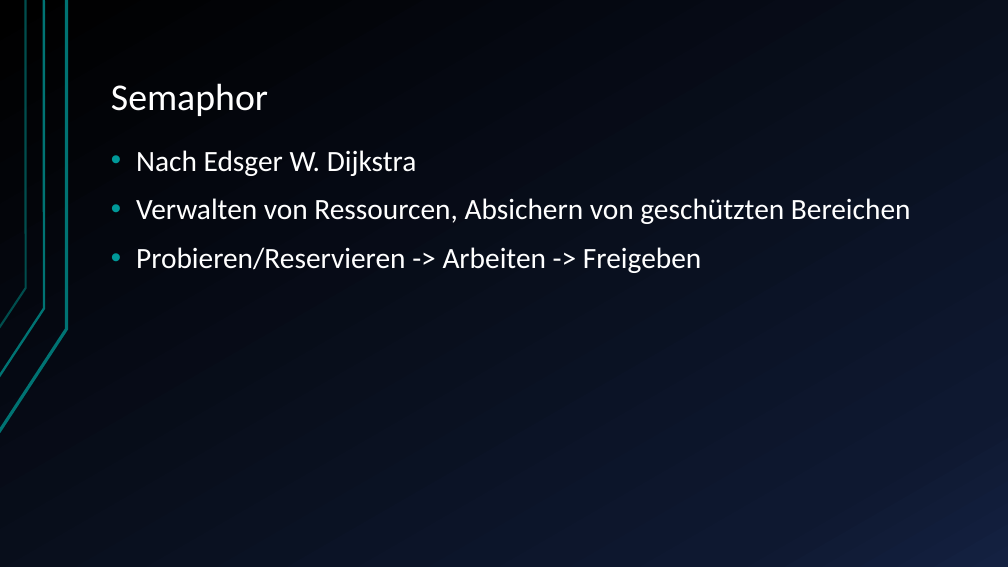
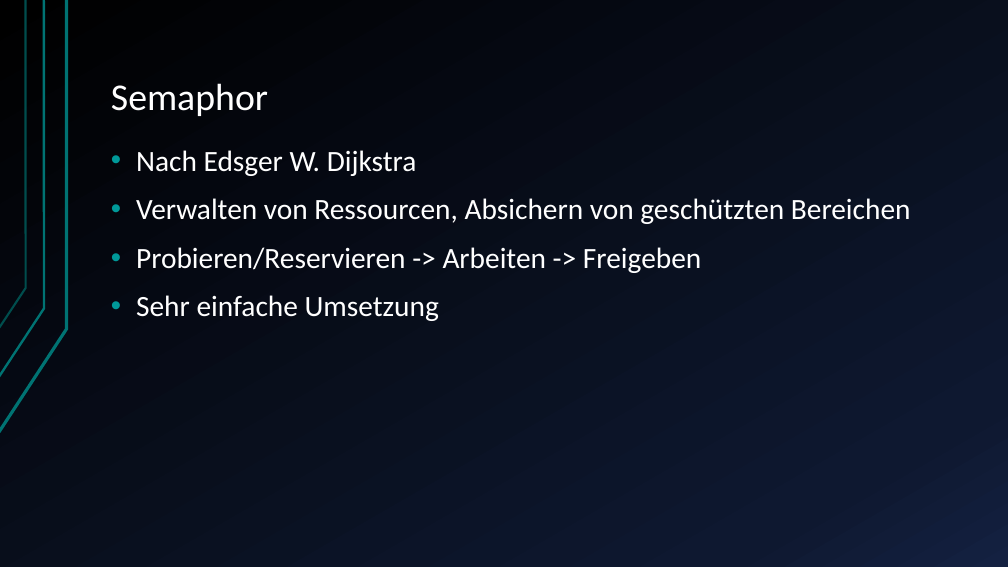
Before and after one commit to JuSteif/Parallelisierung, a slide deck: slide 11 of Ausblick Parallelisierung von Prozessen.pptx. Drawn at 1008x567 pixels with LibreOffice and Linux fonts; fonts in the diff are those of the drawing. Boxes give left, top, right and bottom in pixels: in the first picture for what was removed or moved away, otherwise in the second. Text is boxed around its words. In the diff, an @@ line names an element or a change of style, - is before the commit and + after.

```diff
--- a/Ausblick Parallelisierung von Prozessen.pptx
+++ b/Ausblick Parallelisierung von Prozessen.pptx
@@ text at box(136, 295, 439, 321): paragraph added @@
+• Sehr einfache Umsetzung
```
Also in this commit, not shown: 20 slides added, 1 slide removed, 1 other file.
